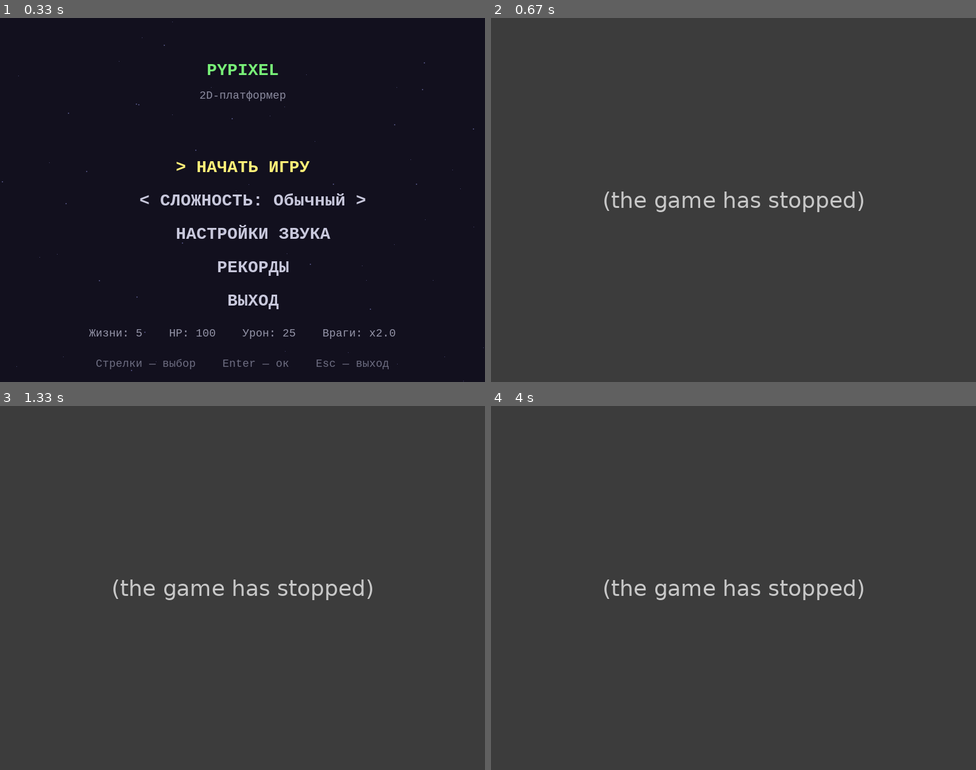
Above: before the commit, frames 1-4 (two rows, left to right).
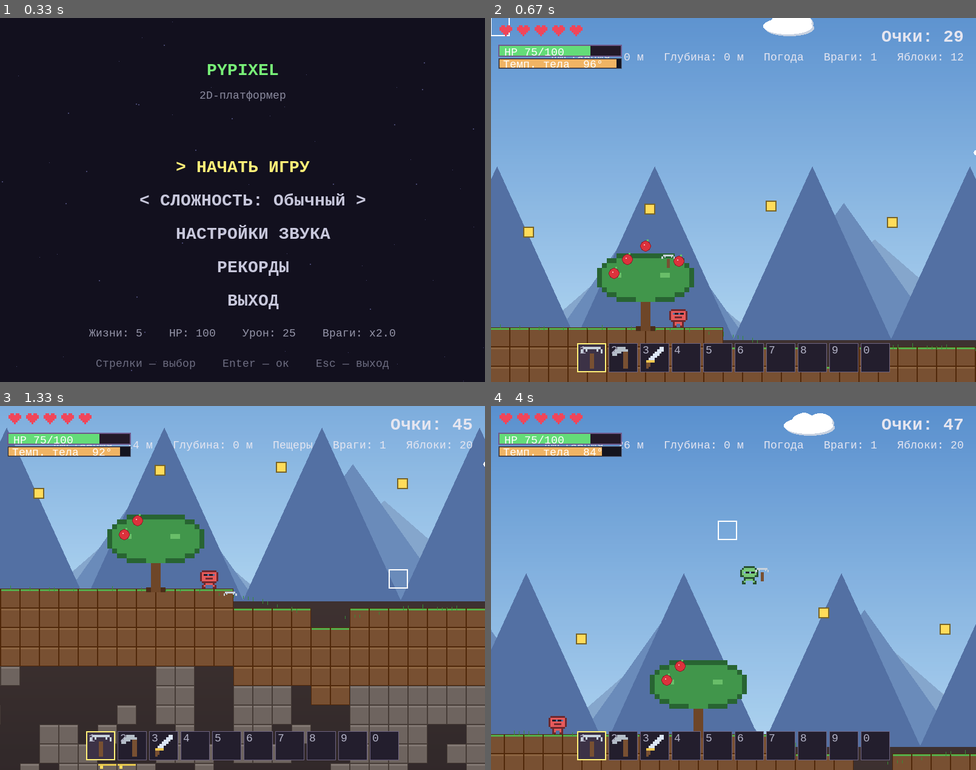
Above: after the commit, the same moments.

Repository: Folombas/PyGame2026
Game: pygame game, started from PyPixel/main.py
Same seed, same stepped clock (60 frames per second), same inputs: the game is played once before the commit and once after it.
Inputs (mouse positions are in pixels of both pictures, inside the frame that each line leads up to):
- Up to frame 1 (0.33 s): no input
- Up to frame 2 (0.67 s): tap Space at 0.33 s
- Up to frame 3 (1.33 s): hold Right 0.67-1.13 s; move the mouse to (397, 577) at 0.7 s; tap A at 1.17 s
- Up to frame 4 (4 s): hold Up 1.5-1.8 s; move the mouse to (583, 533) at 1.53 s; tap Space at 1.57, 1.9, 2.2, 2.4, 2.7, 2.97, 3.27, 3.4, 3.8 s; hold Right 1.83-2.3 s; move the mouse to (912, 715) at 1.87 s; hold Left 2.33-2.87 s; move the mouse to (607, 453) at 2.37 s; hold Left 2.9-3.3 s; move the mouse to (617, 515) at 2.93 s; hold Up 3.33-3.7 s; move the mouse to (738, 624) at 3.37 s; hold Right from 3.73 s (still down); move the mouse to (718, 526) at 3.77 s

Frame 1 is identical in both runs. In frame 2, 99% of the frame differs, in the area x 0-100%, y 0-100%; in frame 3, 87%; in frame 4, 99%.
Error before the commit: TypeError: 'World' object is not iterable (enemy.py line 34); the game stopped at 0.33 s (later frames are placeholders)

Commit message:
Rewrite player and enemy for tile-based world API

Diff:
--- a/PyPixel/enemy.py
+++ b/PyPixel/enemy.py
@@ -1,7 +1,8 @@
-"""Враг — патрулирует платформу, разворачивается на краю."""
+"""Враг — патрулирует, разворачивается на краю. Работает с World напрямую."""
 import pygame
 from settings import GRAVITY, ENEMY_SPEED
 from pixel_art import build_sprite, ENEMY_SPRITES, ENEMY_PALETTE
+from blocks import TILE_SIZE, AIR
 
 
 class Enemy:
@@ -23,50 +24,81 @@
         self.anim_frame = 0
         self.anim_timer = 0
 
-    def _ground_ahead(self, platforms) -> bool:
+    def _block_solid_at(self, world, px, py):
+        """True если в мировой точке есть твёрдый блок."""
+        tx = int(px) // TILE_SIZE
+        ty = int(py) // TILE_SIZE
+        return world.get_block(tx, ty) != AIR
+
+    def _ground_ahead(self, world):
         probe_x = self.rect.right + 2 if self.vel_x > 0 else self.rect.left - 4
-        probe = pygame.Rect(probe_x, self.rect.bottom + 2, 2, 4)
-        return any(probe.colliderect(p.rect) for p in platforms)
+        return self._block_solid_at(world, probe_x, self.rect.bottom + 4)
 
-    def _wall_ahead(self, platforms) -> bool:
-        probe_x = self.rect.right + 2 if self.vel_x > 0 else self.rect.left - 4
-        probe = pygame.Rect(probe_x, self.rect.y, 2, self.rect.h)
-        return any(probe.colliderect(p.rect) for p in platforms)
+    def _wall_ahead(self, world):
+        probe_x = self.rect.right + 4 if self.vel_x > 0 else self.rect.left - 6
+        return self._block_solid_at(world, probe_x, self.rect.centery)
 
-    def update(self, platforms) -> None:
+    def update(self, world):
+        """world — объект World с методом get_block(tx, ty)."""
         if not self.alive:
             return
 
         self.vel_y = min(self.vel_y + GRAVITY, 20)
 
+        # X-движение
         self.rect.x += int(self.vel_x)
-        if self._wall_ahead(platforms):
+        if self._wall_ahead(world):
             self.rect.x -= int(self.vel_x)
             self.vel_x = -self.vel_x
 
+        # Y-движение
         self.rect.y += int(self.vel_y)
         self.on_ground = False
-        for p in platforms:
-            if self.rect.colliderect(p.rect):
-                if self.vel_y > 0:
-                    self.rect.bottom = p.rect.top
-                    self.vel_y = 0
-                    self.on_ground = True
-                elif self.vel_y < 0:
-                    self.rect.top = p.rect.bottom
-                    self.vel_y = 0
+        # проверяем пересечение с тайлами
+        if self._check_tile_collision(world, "y"):
+            pass
 
-        if self.on_ground and not self._ground_ahead(platforms):
+        if self.on_ground and not self._ground_ahead(world):
             self.rect.x -= int(self.vel_x)
             self.vel_x = -self.vel_x
 
         self.facing_right = self.vel_x > 0
 
-        # анимация — медленнее, чем у игрока
         self.anim_timer += 1
         if self.anim_timer >= 14:
             self.anim_timer = 0
             self.anim_frame = (self.anim_frame + 1) % 2
+
+    def _check_tile_collision(self, world, axis):
+        """Проверка и разрешение коллизии с тайлами."""
+        tx0 = self.rect.left // TILE_SIZE
+        ty0 = self.rect.top // TILE_SIZE
+        tx1 = (self.rect.right - 1) // TILE_SIZE
+        ty1 = (self.rect.bottom - 1) // TILE_SIZE
+        collided = False
+        for ty in range(ty0, ty1 + 1):
+            for tx in range(tx0, tx1 + 1):
+                if world.get_block(tx, ty) == AIR:
+                    continue
+                block_rect = pygame.Rect(tx * TILE_SIZE, ty * TILE_SIZE,
+                                         TILE_SIZE, TILE_SIZE)
+                if not self.rect.colliderect(block_rect):
+                    continue
+                collided = True
+                if axis == "y":
+                    if self.vel_y > 0:
+                        self.rect.bottom = block_rect.top
+                        self.vel_y = 0
+                        self.on_ground = True
+                    elif self.vel_y < 0:
+                        self.rect.top = block_rect.bottom
+                        self.vel_y = 0
+                elif axis == "x":
+                    if self.vel_x > 0:
+                        self.rect.right = block_rect.left
+                    elif self.vel_x < 0:
+                        self.rect.left = block_rect.right
+        return collided
 
     def draw(self, surface, offset_x=0, offset_y=0):
         if not self.alive:
@@ -74,7 +106,7 @@
         name = "walk_1" if self.anim_frame == 0 else "walk_2"
         direction = "right" if self.facing_right else "left"
         img = self.sprites[name][direction]
-
         r = img.get_rect()
-        r.midbottom = (self.rect.midbottom[0] - offset_x, self.rect.midbottom[1] - offset_y)
+        r.midbottom = (self.rect.midbottom[0] - offset_x,
+                       self.rect.midbottom[1] - offset_y)
         surface.blit(img, r)
--- a/PyPixel/main.py
+++ b/PyPixel/main.py
@@ -530,9 +530,9 @@
             L["world"].update(L["camera"])
             platforms, enemies, pixels, trees, medkits = L["world"].collect()
 
-            L["player"].update(platforms)
+            L["player"].update(L["world"])
             for e in enemies:
-                e.update(platforms)
+                e.update(L["world"])
             L["camera"].update(L["player"].rect)
 
             # обновляем рекордные координаты
--- a/PyPixel/player.py
+++ b/PyPixel/player.py
@@ -3,6 +3,7 @@
 from settings import GRAVITY, PLAYER_SPEED, JUMP_POWER
 from pixel_art import build_sprite, PLAYER_SPRITES, PLAYER_PALETTE
 from sounds import play as play_sound
+from blocks import TILE_SIZE, AIR
 
 
 class Player:
@@ -14,7 +15,6 @@
         self.facing_right = True
         self.jump_held = False
 
-        # Собираем все спрайты по одному разу
         self.sprites = {}
         for name, pattern in PLAYER_SPRITES.items():
             self.sprites[name] = {
@@ -42,41 +42,62 @@
             play_sound("jump")
         self.jump_held = jump_pressed
 
-    def update(self, platforms) -> None:
-        # --- физика с variable jump ---
-        # Если летим вверх И игрок держит прыжок → ослабляем гравитацию
+    def _resolve_x(self, world):
+        self.rect.x += int(self.vel_x)
+        tx0 = self.rect.left // TILE_SIZE
+        ty0 = self.rect.top // TILE_SIZE
+        tx1 = (self.rect.right - 1) // TILE_SIZE
+        ty1 = (self.rect.bottom - 1) // TILE_SIZE
+        for ty in range(ty0, ty1 + 1):
+            for tx in range(tx0, tx1 + 1):
+                if world.get_block(tx, ty) == AIR:
+                    continue
+                br = pygame.Rect(tx * TILE_SIZE, ty * TILE_SIZE, TILE_SIZE, TILE_SIZE)
+                if not self.rect.colliderect(br):
+                    continue
+                # пропускаем «стояние на блоке» — если игрок почти сверху
+                overlap_y = min(self.rect.bottom, br.bottom) - max(self.rect.top, br.top)
+                if overlap_y <= 4:
+                    continue
+                if self.vel_x > 0:
+                    self.rect.right = br.left
+                elif self.vel_x < 0:
+                    self.rect.left = br.right
+
+    def _resolve_y(self, world):
+        self.on_ground = False
+        self.rect.y += int(self.vel_y)
+        tx0 = self.rect.left // TILE_SIZE
+        ty0 = self.rect.top // TILE_SIZE
+        tx1 = (self.rect.right - 1) // TILE_SIZE
+        ty1 = (self.rect.bottom - 1) // TILE_SIZE
+        for ty in range(ty0, ty1 + 1):
+            for tx in range(tx0, tx1 + 1):
+                if world.get_block(tx, ty) == AIR:
+                    continue
+                br = pygame.Rect(tx * TILE_SIZE, ty * TILE_SIZE, TILE_SIZE, TILE_SIZE)
+                if not self.rect.colliderect(br):
+                    continue
+                if self.vel_y > 0:
+                    self.rect.bottom = br.top
+                    self.vel_y = 0
+                    self.on_ground = True
+                elif self.vel_y < 0:
+                    self.rect.top = br.bottom
+                    self.vel_y = 0
+
+    def update(self, world) -> None:
+        # гравитация с variable jump
         if self.jump_held and self.vel_y < 0:
             self.vel_y += GRAVITY * 0.45
         else:
             self.vel_y += GRAVITY
         self.vel_y = min(self.vel_y, 20)
 
-        self.rect.x += int(self.vel_x)
-        for p in platforms:
-            if self.rect.colliderect(p.rect):
-                # Игрок стоит на этой платформе (касание сверху) —
-                # это НЕ стена, не блокируем по X
-                overlap_y = min(self.rect.bottom, p.rect.bottom) - max(self.rect.top, p.rect.top)
-                if overlap_y <= 3:
-                    continue
-                if self.vel_x > 0:
-                    self.rect.right = p.rect.left
-                elif self.vel_x < 0:
-                    self.rect.left = p.rect.right
+        self._resolve_x(world)
+        self._resolve_y(world)
 
-        self.on_ground = False
-        self.rect.y += int(self.vel_y)
-        for p in platforms:
-            if self.rect.colliderect(p.rect):
-                if self.vel_y > 0:
-                    self.rect.bottom = p.rect.top
-                    self.vel_y = 0
-                    self.on_ground = True
-                elif self.vel_y < 0:
-                    self.rect.top = p.rect.bottom
-                    self.vel_y = 0
-
-        # --- анимация ---
+        # анимация
         if not self.on_ground:
             self.state = "jump"
         elif self.vel_x != 0:
@@ -86,7 +107,7 @@
 
         if self.state == "walk":
             self.anim_timer += 1
-            if self.anim_timer >= 8:      # кадр каждые 8 тиков (~7.5 FPS при 60)
+            if self.anim_timer >= 8:
                 self.anim_timer = 0
                 self.anim_frame = (self.anim_frame + 1) % 2
         else:
@@ -98,10 +119,9 @@
             name = "walk_1" if self.anim_frame == 0 else "walk_2"
         else:
             name = self.state
-
         direction = "right" if self.facing_right else "left"
         img = self.sprites[name][direction]
-
         r = img.get_rect()
-        r.midbottom = (self.rect.midbottom[0] - offset_x, self.rect.midbottom[1] - offset_y)
+        r.midbottom = (self.rect.midbottom[0] - offset_x,
+                       self.rect.midbottom[1] - offset_y)
         surface.blit(img, r)
--- a/PyPixel/world.py
+++ b/PyPixel/world.py
@@ -150,8 +150,7 @@
             self.trees = [t for t in self.trees if abs(t.base_x - px) < d]
             self.medkits = [m for m in self.medkits if m.alive and abs(m.rect.centerx - px) < d]
 
-        for e in self.enemies:
-            e.update(self)
+        # враги обновляются в main loop
 
     def _spawn(self, cx, cy):
         key = (cx, cy)
